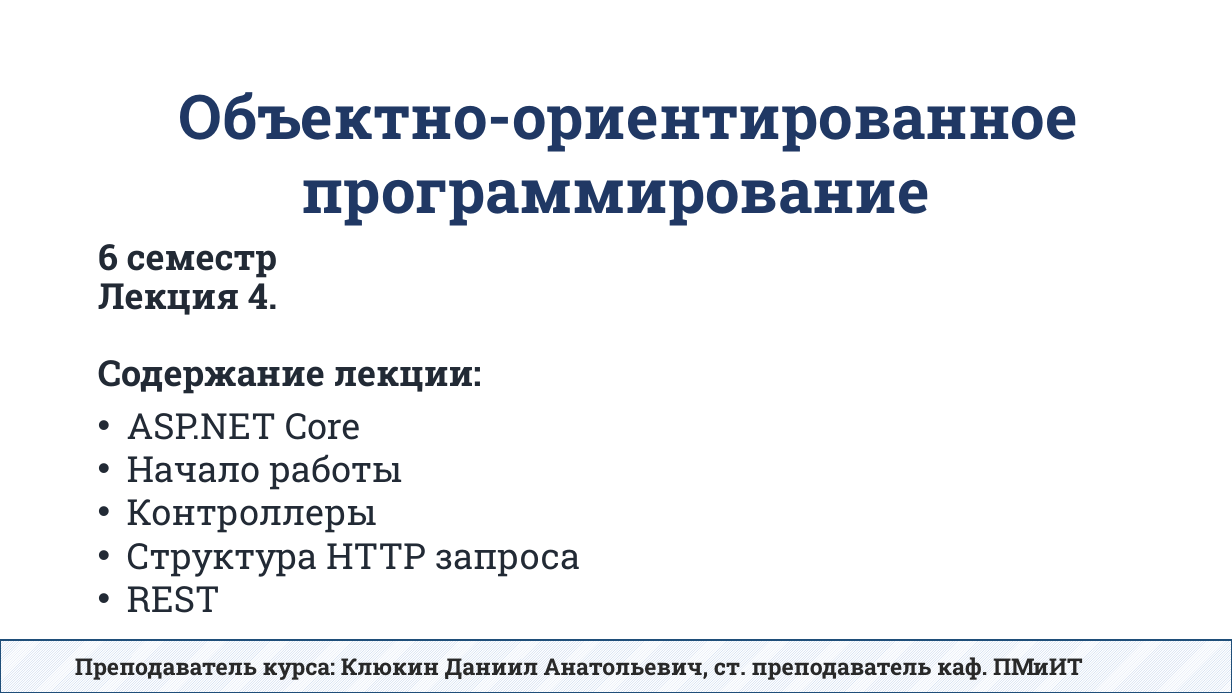
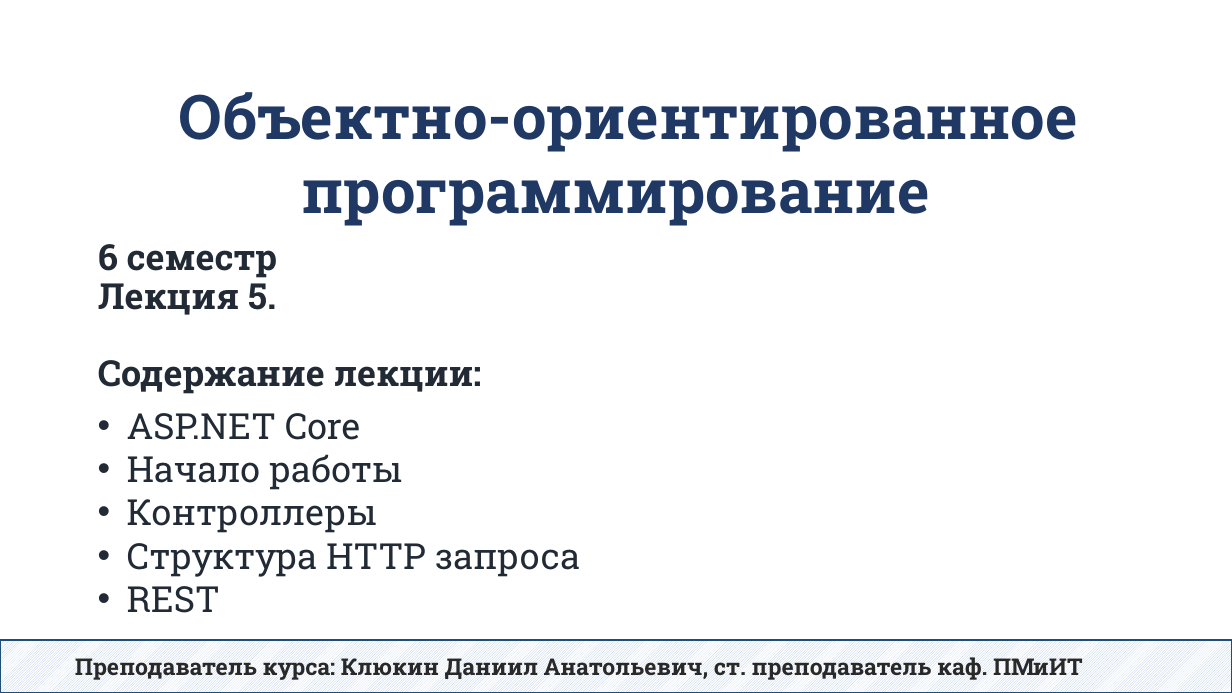
Before and after one commit to DaniilKlyukin/OOP-6, a slide deck: slide 1 of Лекции/ООП 2 лек 5.pptx. Drawn at 1232x693 pixels with LibreOffice and Linux fonts; fonts in the diff are those of the drawing. Boxes give left, top, right and bottom in pixels: in the first picture for what was removed or moved away, otherwise in the second. Text is boxed around its words. In the diff, an @@ line names an element or a change of style, - is before the commit and + after.

```diff
--- a/Лекции/ООП 2 лек 5.pptx
+++ b/Лекции/ООП 2 лек 5.pptx
@@ title at [98, 244, 482, 394]: text changed @@
-6 семестр
-Лекция 4.
-Содержание лекции:
+6 семестр
+Лекция 5.
+Содержание лекции:
```
Also in this commit, not shown: 4 other files.
